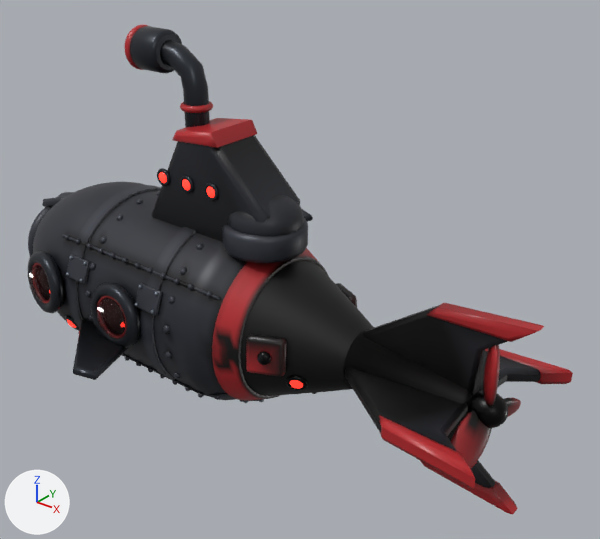
Before and after pictures for a commit that changed the glTF model models-src/enemy_gunner.glb.
One viewpoint serves both versions: a camera (50 mm lens) standing at (4.21, -4.03, 3.0) and looking at (0.83, 0.2, 0.38). Lighting does not change. The marker at lower left points along +X, +Y and +Z. The first picture is the older version. Where no turn or scale is listed for an object, it has been applied to the vertices. Vertices at exactly the same position are counted once.

Objects in the first picture: 'enemy_gunner_body', 'propeller.001', 'side_detail.001'.
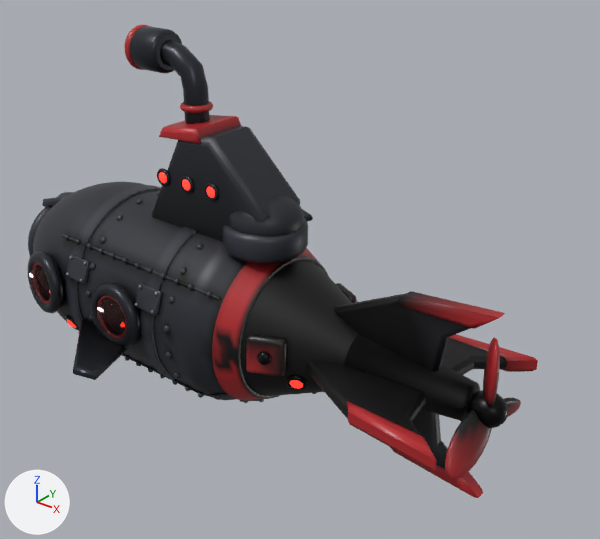
What differs and where, as boxes [x1, y1, x2, y2] in the pictures (600 x 539 px; the box of a moved part takes in the faces that stretch with it):
```json
{"object": "enemy_gunner_body", "change": "reshaped", "before": [28, 25, 573, 515], "after": [28, 25, 538, 498], "on screen": "6% narrower"}
{"part": 1, "of": "me_enemy_gunner_body", "change": "moved or reshaped", "before": [426, 303, 544, 342], "after": [394, 291, 505, 329]}
{"part": 2, "of": "me_enemy_gunner_body", "change": "moved or reshaped", "before": [485, 349, 573, 384], "after": [449, 334, 538, 372]}
{"part": 3, "of": "me_enemy_gunner_body", "change": "moved or reshaped", "before": [421, 461, 518, 515], "after": [390, 447, 483, 498]}
{"part": 4, "of": "me_enemy_gunner_body", "change": "moved or reshaped", "before": [379, 415, 475, 489], "after": [346, 401, 436, 470]}
{"part": 5, "of": "me_enemy_gunner_body", "change": "moved or reshaped", "before": [173, 118, 257, 148], "after": [159, 115, 241, 144]}
{"part": 6, "of": "me_enemy_gunner_body", "change": "moved or reshaped", "before": [345, 305, 439, 433], "after": [306, 293, 407, 418], "on screen": "mostly hidden"}
{"part": 7, "of": "me_enemy_gunner_body", "change": "moved or reshaped", "before": [345, 307, 437, 430], "after": [307, 296, 402, 418], "on screen": "mostly hidden"}
{"part": 8, "of": "me_enemy_gunner_body", "change": "moved or reshaped", "before": [348, 312, 465, 433], "after": [310, 299, 426, 422]}
{"part": 9, "of": "me_enemy_gunner_body", "change": "moved or reshaped", "before": [393, 319, 508, 441], "after": [359, 307, 474, 447]}
{"part": 10, "of": "me_enemy_gunner_body", "change": "moved or reshaped", "before": [400, 321, 541, 488], "after": [366, 309, 507, 469]}
{"part": 11, "of": "me_enemy_gunner_body", "change": "recoloured", "before": [174, 112, 570, 508], "after": [162, 112, 536, 492]}
{"part": 12, "of": "me_propeller_001", "change": "recoloured", "before": [448, 345, 521, 479], "after": [445, 337, 521, 479]}
```

Edits to the scene script, one JSON object a line:
```json
{"block": "me_enemy_gunner_body", "where": "# used by ob_enemy_gunner_body; location = (0.0, 0.0, 0.0)"}
{"op": "remove", "block": "me_enemy_gunner_body", "code": "me_enemy_gunner_body.from_pydata(...)  # 13923 vertices, 27224 faces; spans x -1.98..2.73, y -1.25..1.25, z -0.73..1.99"}
{"op": "add", "block": "me_enemy_gunner_body", "code": "me_enemy_gunner_body.from_pydata(...)  # 13923 vertices, 27224 faces; spans x -1.98..2.49, y -1.25..1.25, z -0.73..1.99"}
{"block": "me_enemy_gunner_body", "change": "me_enemy_gunner_body part 1: the loose piece of 24 vertices spanning x 2.0..2.73, y -0.07..0.06, z 0.52..0.67 is moved by (-0.24, 0.0, 0.0)"}
{"block": "me_enemy_gunner_body", "change": "me_enemy_gunner_body part 2: the loose piece of 24 vertices spanning x 2.0..2.73, y 0.52..0.67, z -0.06..0.06 is moved by (-0.24, 0.0, 0.0)"}
{"block": "me_enemy_gunner_body", "change": "me_enemy_gunner_body part 3: the loose piece of 24 vertices spanning x 2.0..2.73, y -0.06..0.07, z -0.67..-0.52 is moved by (-0.24, 0.0, 0.0)"}
{"block": "me_enemy_gunner_body", "change": "me_enemy_gunner_body part 4: the loose piece of 24 vertices spanning x 2.0..2.73, y -0.67..-0.52, z -0.06..0.06 is moved by (-0.24, 0.0, 0.0)"}
{"block": "me_enemy_gunner_body", "change": "me_enemy_gunner_body part 5: the loose piece of 24 vertices spanning x 0.02..0.44, y -0.23..0.23, z 1.29..1.41 is moved by (-0.14, 0.0, 0.0)"}
{"block": "me_enemy_gunner_body", "change": "me_enemy_gunner_body part 6: all 8 vertices in x 1.33, y -0.07..0.07, z -0.07..0.07 are moved by (-0.54, 0.0, 0.0)"}
{"block": "me_enemy_gunner_body", "change": "me_enemy_gunner_body part 7: all 8 vertices in x 1.36, y -0.08..0.08, z -0.08..0.08 are moved by (-0.53, 0.0, 0.0)"}
{"block": "me_enemy_gunner_body", "change": "me_enemy_gunner_body part 8: all 8 vertices in x 1.42, y -0.1..0.1, z -0.1..0.1 are moved by (-0.5, 0.0, 0.0)"}
{"block": "me_enemy_gunner_body", "change": "me_enemy_gunner_body part 9: 24 of the vertices in x 2.34..2.37, y -0.1..0.1, z -0.1..0.1 are moved by (-0.26, 0.0, 0.0)"}
{"block": "me_enemy_gunner_body", "change": "me_enemy_gunner_body part 10: 72 of the vertices in x 2.08..2.72, y -0.66..0.66, z -0.66..0.66 are moved by (-0.24, 0.0, 0.0)"}
{"block": "me_enemy_gunner_body", "change": "me_enemy_gunner_body part 11: 2810 kept faces spanning x -1.94..2.49, y -0.69..0.69, z -0.73..1.81 get new vertex colours"}
{"block": "me_propeller_001", "where": "me_propeller_001.from_pydata(...)  # 800 vertices, 1580 faces; spans x -0.17..0.129, y -0.438..0.438, z -0.277..0.501"}
{"block": "me_propeller_001", "where": "# used by ob_propeller_001; location = (2.465, 0.0, 0.0)"}
{"block": "me_propeller_001", "change": "me_propeller_001 part 12: 491 kept faces spanning x -0.076..0.076, y -0.438..0.438, z -0.277..0.501 get new vertex colours"}
```
